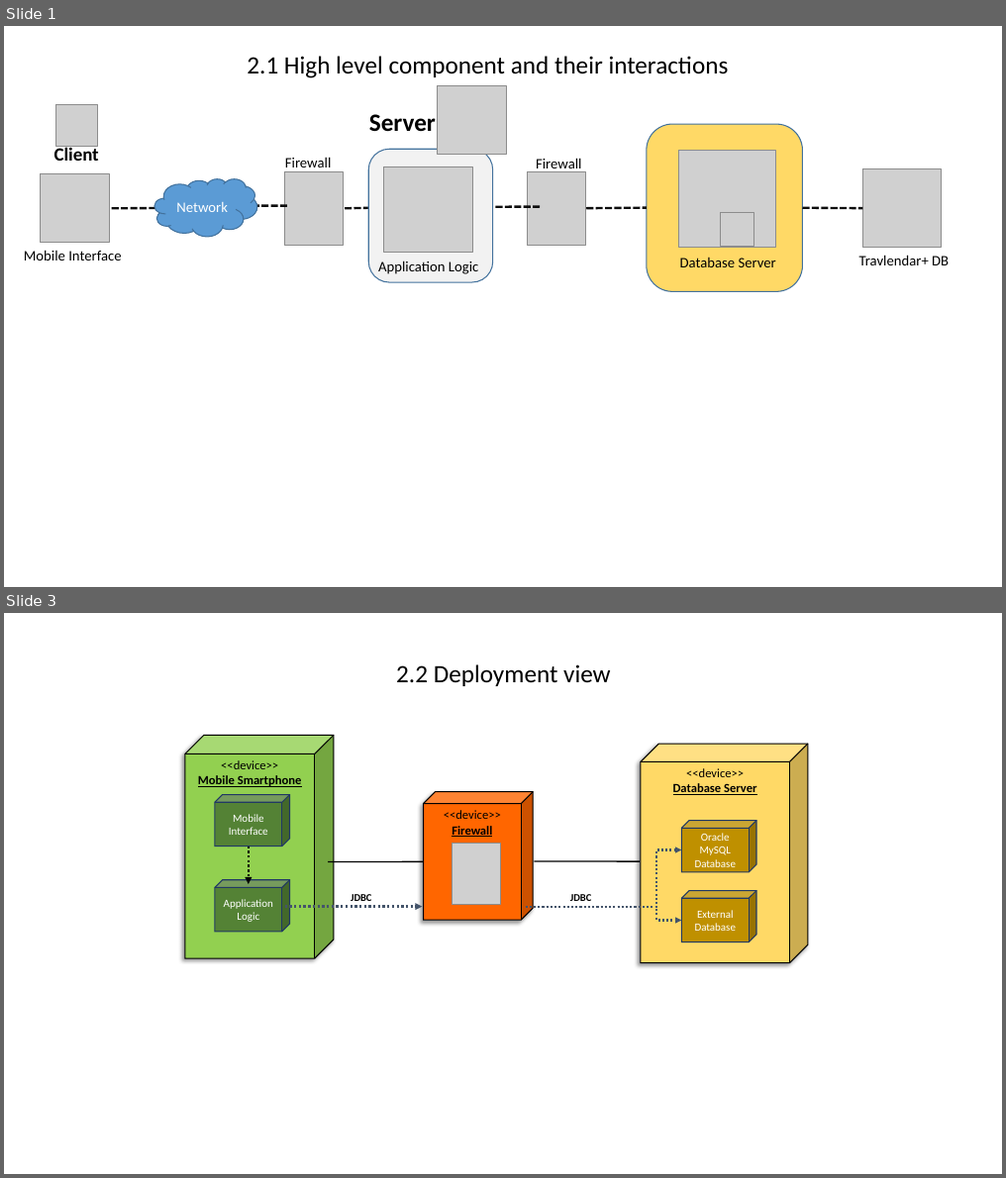
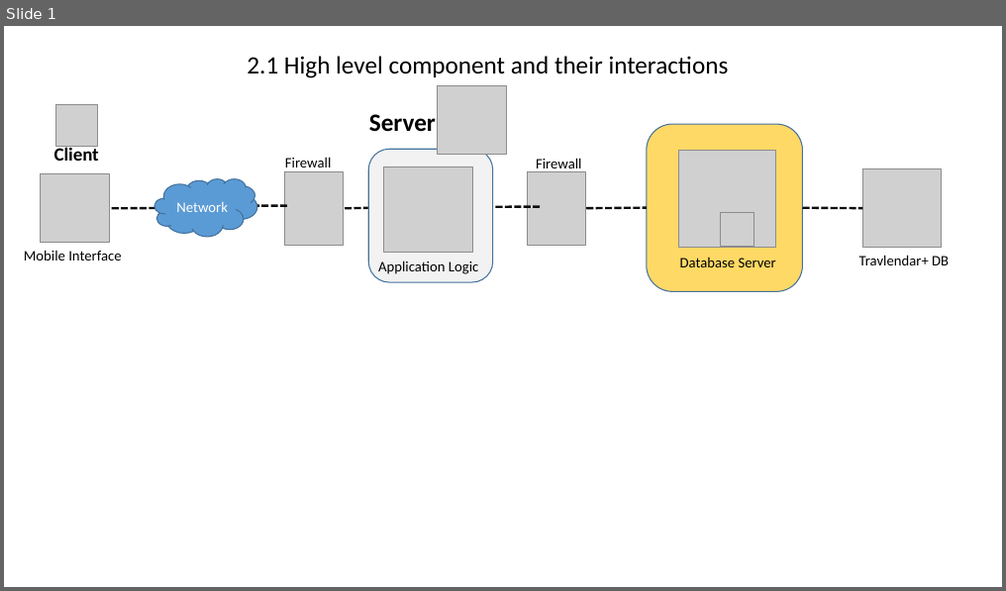
Before and after one commit to AndreaMazzeo289/RASD_DD_Travlendar, a slide deck: Design Documents/Architecture.pptx. Shown one above the other, each under a label of ours: slides 1 and 3 before the commit, slide 1 after it; the slides between them are not shown. The pictures are 1006x1178 and 1006x591 pixels, drawn with LibreOffice and Linux fonts; fonts in the diff are those of the drawing; grey boxes stand for pictures. Boxes give left, top, right and bottom in pixels: in the first picture for what was removed or moved away, otherwise in the second. Text is boxed around its words. In the diff, an @@ line names an element or a change of style, - is before the commit and + after.

```diff
--- a/Design Documents/Architecture.pptx
+++ b/Design Documents/Architecture.pptx
@@ slide 3 removed at (x1=4, y1=613, x2=1002, y2=1174), background #FFFFFF @@
@@ text removed at (x1=396, y1=664, x2=611, y2=686) @@
-2.2 Deployment view
@@ cube removed at (x1=185, y1=735, x2=334, y2=959) @@
-<<device>>
-Mobile Smartphone
@@ cube removed at (x1=641, y1=744, x2=808, y2=963) @@
-<<device>>
-Database Server
@@ cube removed at (x1=215, y1=795, x2=290, y2=847) @@
-Mobile Interface
@@ cube removed at (x1=423, y1=792, x2=533, y2=920) @@
-<<device>>
-Firewall
@@ cube removed at (x1=681, y1=820, x2=756, y2=872) @@
-Oracle MySQL Database
@@ arrow removed from (249, 847) to (249, 884) @@
@@ picture removed at (x1=451, y1=844, x2=500, y2=905) @@
@@ line removed from (328, 862) to (423, 862) @@
@@ elbow arrow removed from (526, 906) to (681, 851) @@
@@ line removed from (534, 861) to (640, 861) @@
@@ cube removed at (x1=215, y1=880, x2=290, y2=932) @@
-Application
-Logic
@@ arrow removed from (285, 906) to (423, 906) @@
@@ text removed at (x1=350, y1=894, x2=371, y2=901) @@
-JDBC
@@ elbow arrow removed from (526, 906) to (681, 921) @@
@@ text removed at (x1=570, y1=894, x2=591, y2=901) @@
-JDBC
@@ cube removed at (x1=681, y1=891, x2=756, y2=943) @@
-External Database
```
Also in this commit, not shown: 3 slides changed.
